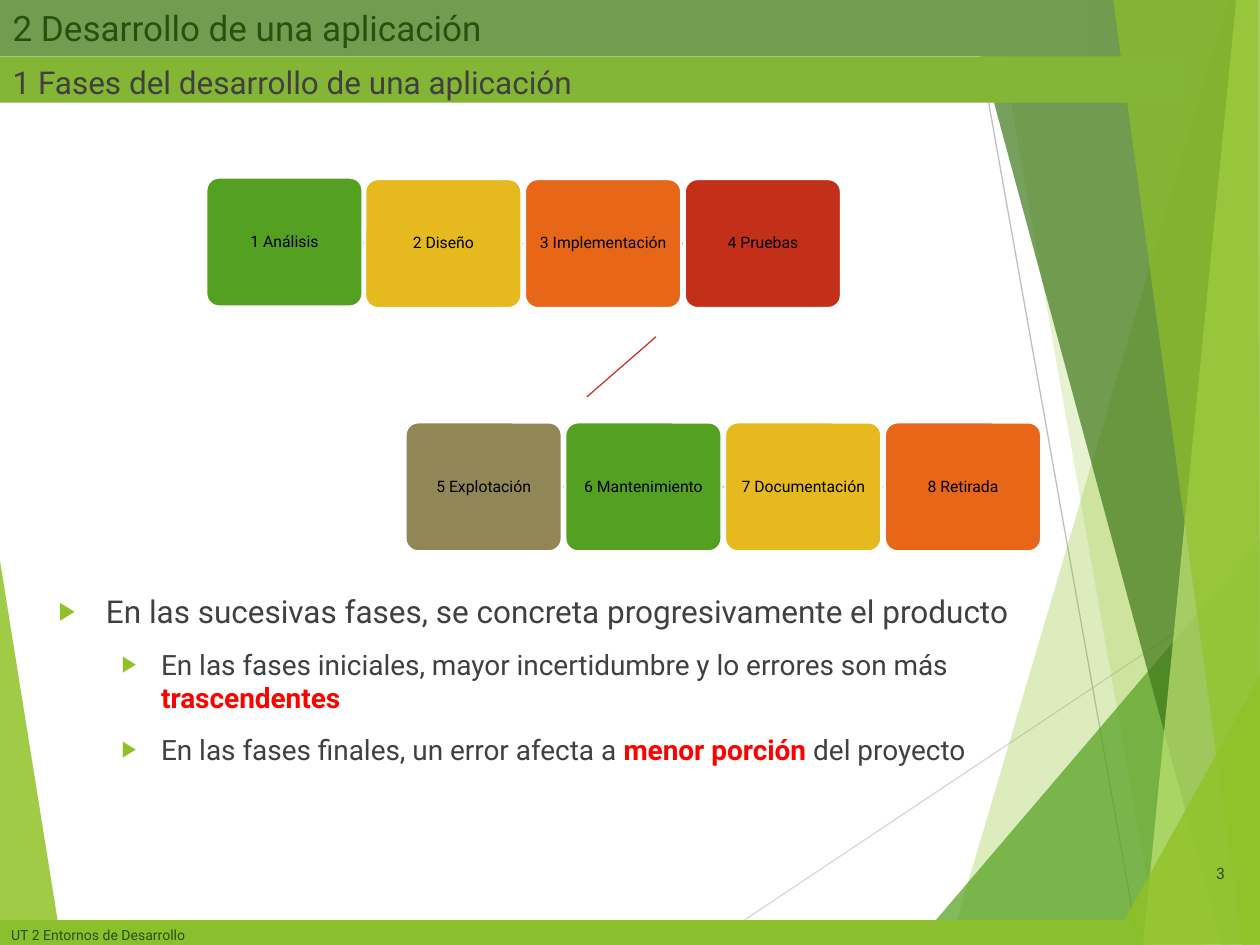
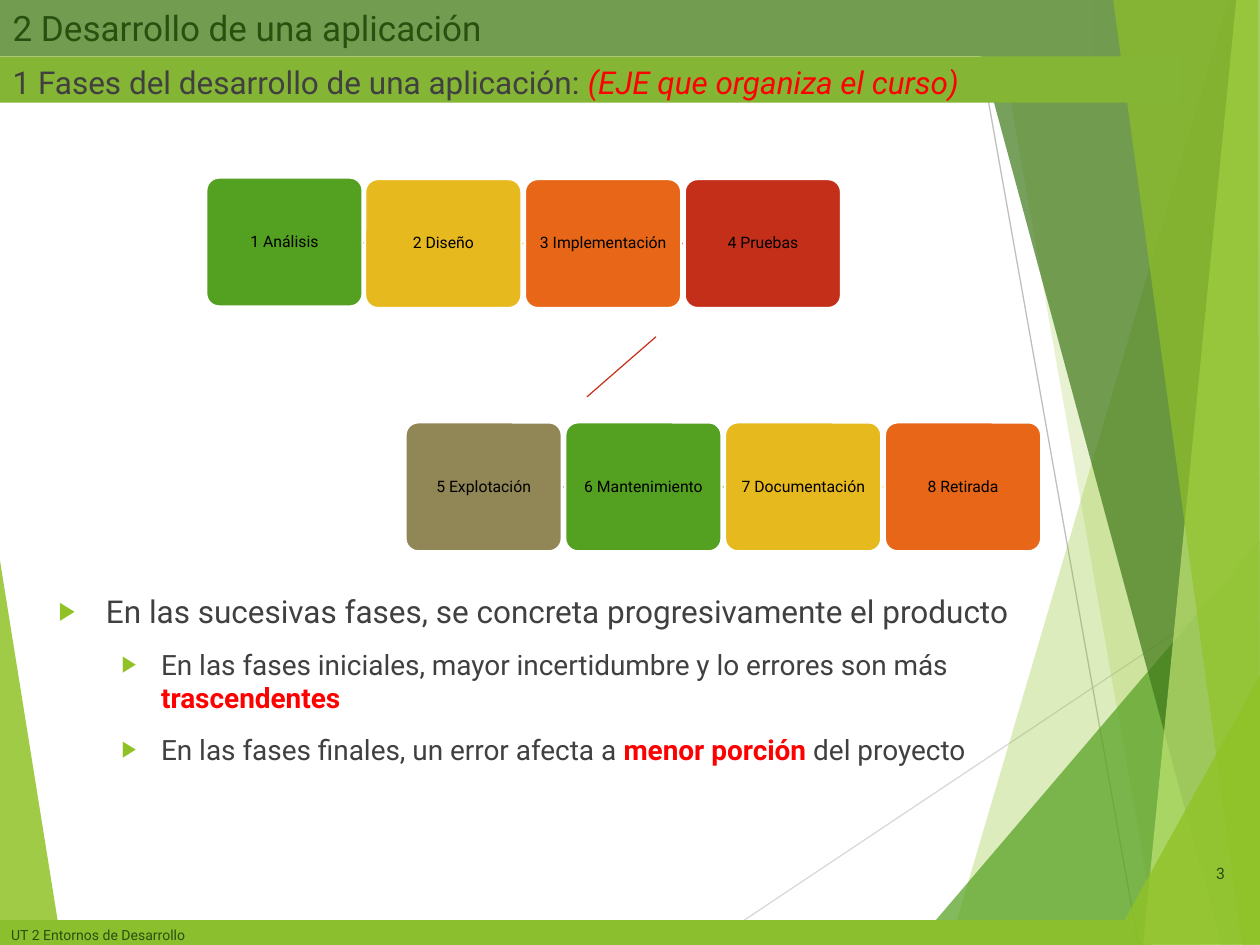
Before and after one commit to miGUITel/ED, a slide deck: slide 3 of 00 PRESENTACIONES compartida alumnos/ED01b - Ingeniería de software.pptx. Drawn at 1260x945 pixels with LibreOffice and Linux fonts; fonts in the diff are those of the drawing. Boxes give left, top, right and bottom in pixels: in the first picture for what was removed or moved away, otherwise in the second. Text is boxed around its words. In the diff, an @@ line names an element or a change of style, - is before the commit and + after.

```diff
--- a/00 PRESENTACIONES compartida alumnos/ED01b - Ingeniería de software.pptx
+++ b/00 PRESENTACIONES compartida alumnos/ED01b - Ingeniería de software.pptx
@@ text at (x1=13, y1=69, x2=959, y2=101): text changed @@
-1 Fases del desarrollo de una aplicación
+1 Fases del desarrollo de una aplicación: (EJE que organiza el curso)
```
Also in this commit, not shown: 3 other slides changed, 3 other files.
